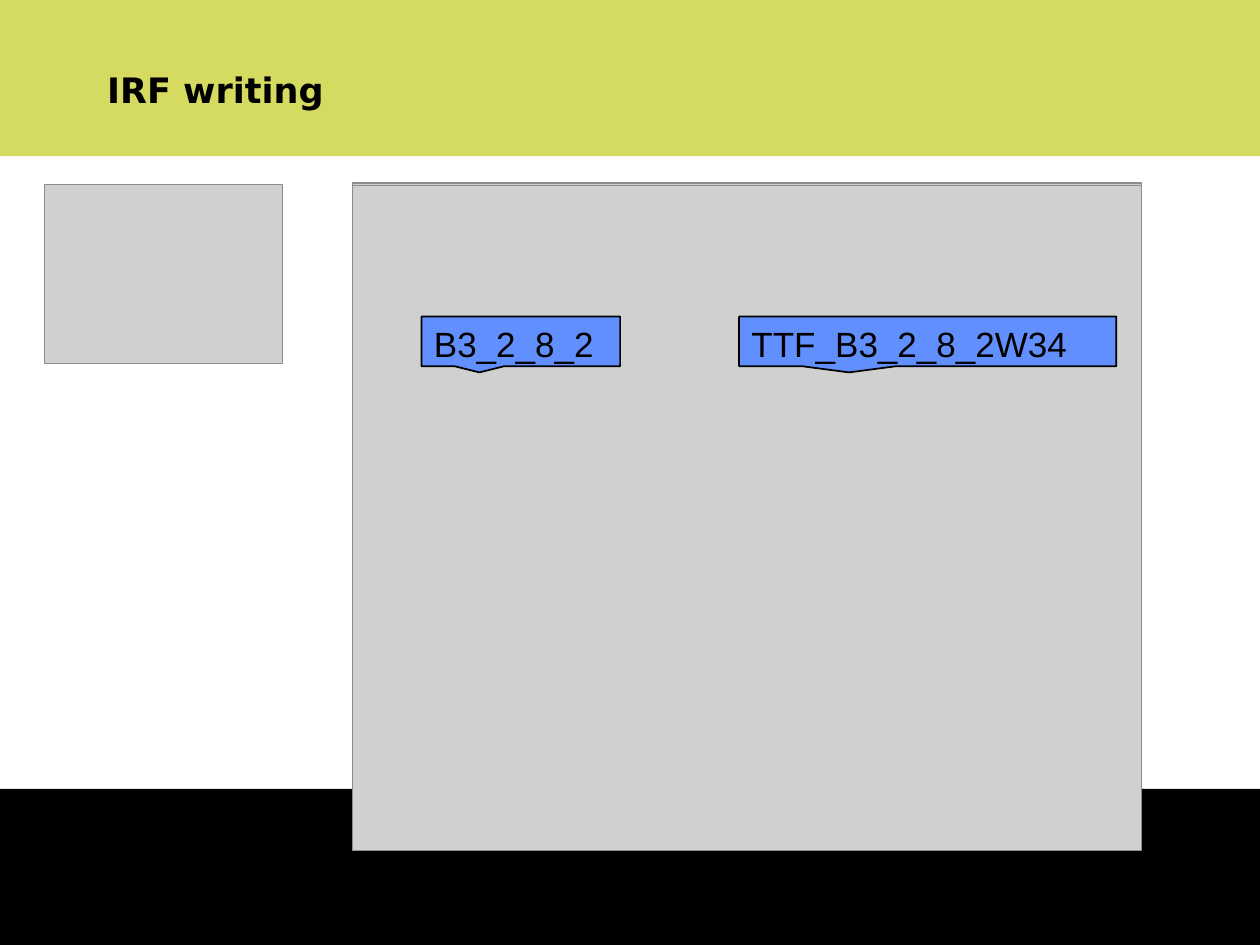
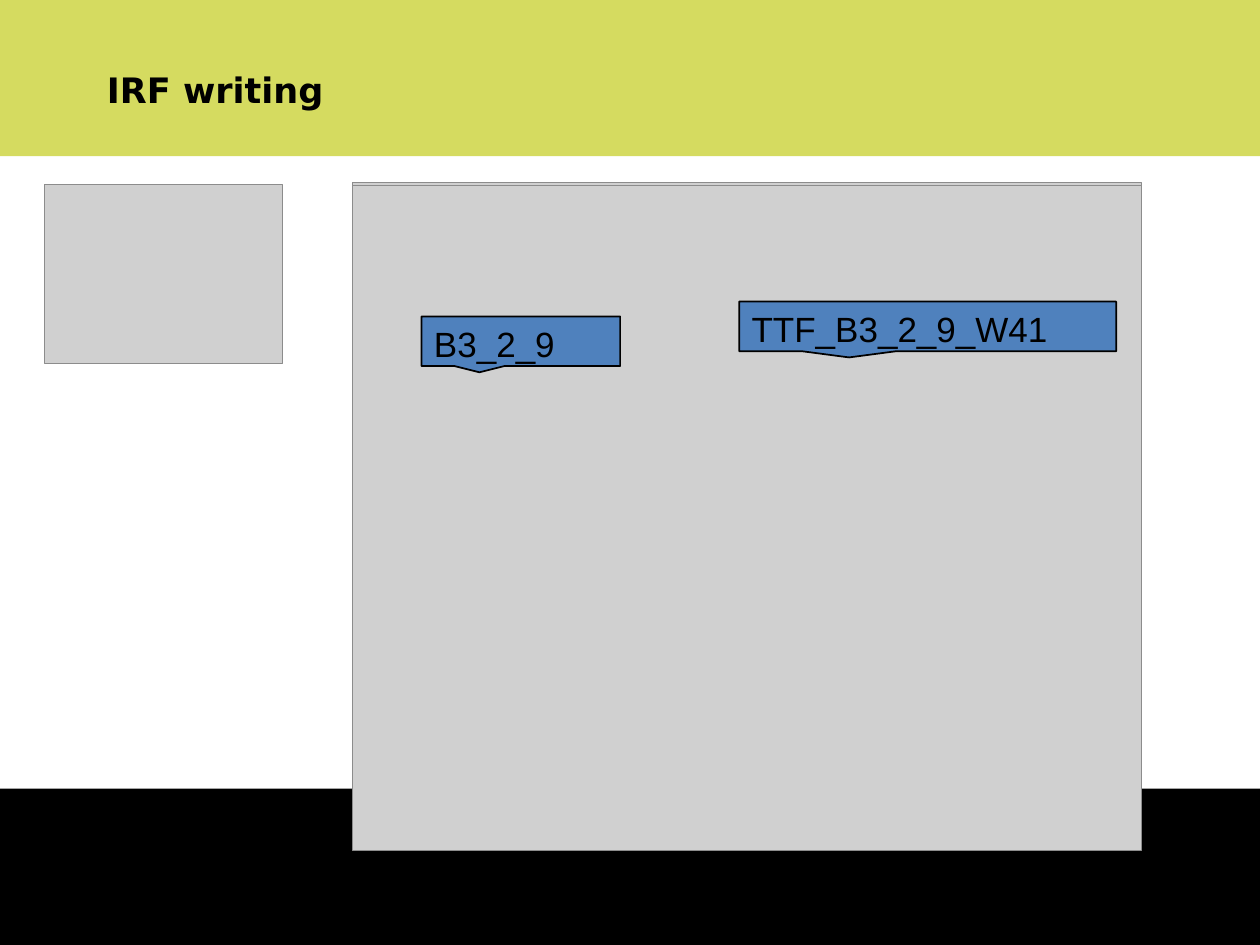
Before and after one commit to danchrist/officedoc, a slide deck: slide 6 of agenda_2016W34_1 [632300].pptx. Drawn at 1260x945 pixels with LibreOffice and Linux fonts; fonts in the diff are those of the drawing; grey boxes stand for pictures; background and template pictures are left out. Boxes give left, top, right and bottom in pixels: in the first picture for what was removed or moved away, otherwise in the second. Text is boxed around its words. In the diff, an @@ line names an element or a change of style, - is before the commit and + after.

```diff
--- a/agenda_2016W34_1 [632300].pptx
+++ b/agenda_2016W34_1 [632300].pptx
@@ speech box "B3_2_9" at bbox=[422, 316, 621, 365]: fill #618FFD to #4F81BD; outline #000000 1 pt to #000000 0.99 pt @@
@@ speech box "TTF_B3_2_9_W41": place and size @@
-speech box "TTF_B3_2_9_W41" at bbox=[740, 316, 1116, 365]
+speech box "TTF_B3_2_9_W41" at bbox=[740, 301, 1116, 350]
@@ speech box "TTF_B3_2_9_W41" at bbox=[740, 301, 1116, 350]: fill #618FFD to #4F81BD; outline #000000 1 pt to #000000 0.99 pt @@
@@ text in speech box at bbox=[752, 317, 1048, 349]: text changed @@
-TTF_B3_2_8_2W34
+TTF_B3_2_9_W41
@@ text in speech box at bbox=[434, 332, 555, 364]: text changed @@
-B3_2_8_2
+B3_2_9
```
Also in this commit, not shown: 9 other slides changed.
